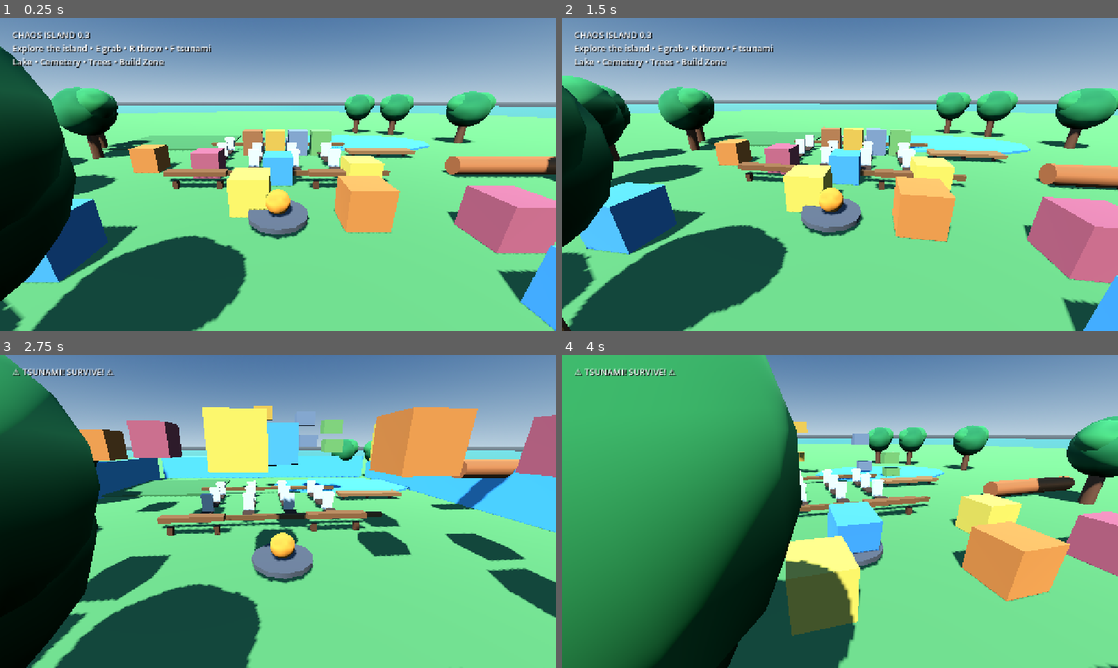
Above: before the commit, frames 1-4 (two rows, left to right).
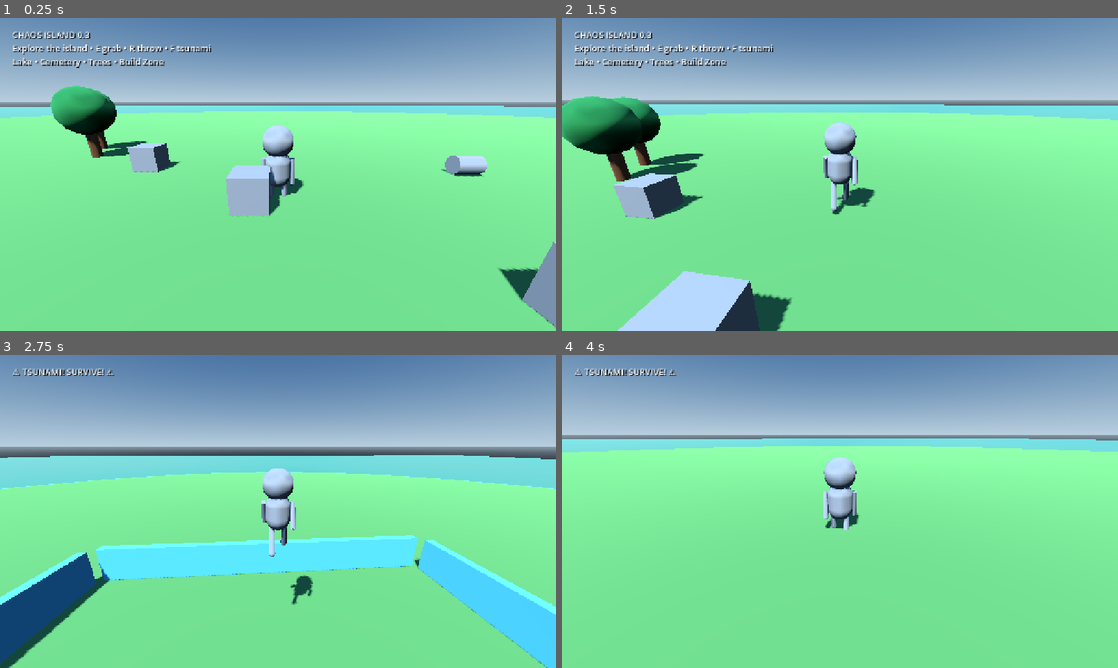
Above: after the commit, the same moments.

Repository: manojoffl-git/chaos-island-build
Game: Godot game, scene res://scenes/Main.tscn
The game is run twice, just before and just after one commit, with the same random seed, the same clock (stepped at 60 frames per second) and the same inputs.
Inputs (mouse positions are in pixels of both pictures, inside the frame that each line leads up to):
- Up to frame 1 (0.25 s): no input
- Up to frame 2 (1.5 s): tap Enter at 0.5 s; move the mouse to (867, 174) at 0.52 s; hold W (move_forward) from 0.53 s (still down); tap E (grab) at 0.6 s; click (867, 174) at 0.67 s; tap Space (jump) at 0.77 s; move the mouse to (812, 174) at 1.27 s; tap R (throw) at 1.35 s
- Up to frame 3 (2.75 s): keep holding W (move_forward); tap Space (jump) at 1.52 s; move the mouse to (289, 505) at 2.02 s; tap F at 2.1 s
- Up to frame 4 (4 s): keep holding W (move_forward); move the mouse to (834, 517) at 2.77 s; tap E (grab) at 2.85 s; click (834, 517) at 2.92 s; tap Space (jump) at 3.02, 3.77 s; move the mouse to (878, 514) at 3.52 s; tap R (throw) at 3.6 s

The runs differ from the first frame. In frame 1, 37% of the frame differs, in the area x 0-100%, y 9-100%; in frame 2, 41%; in frame 3, 57%; in frame 4, 61%, in the area x 0-100%, y 0-100%.
Error before the commit: Invalid access to property or key 'rotation' on a base object of type 'null instance'. (res://scripts/player.gd:74)
Error after the commit: Cannot call method 'add_child' on a null value. (res://scripts/main.gd:54)

Commit message:
Make player and world objects permanent scene instances

Diff:
--- a/scenes/Main.tscn
+++ b/scenes/Main.tscn
@@ -1,7 +1,8 @@
 [gd_scene load_steps=10 format=3]
 
 [ext_resource path="res://scripts/main.gd" type="Script" id="1_main"]
-[ext_resource path="res://scripts/player.gd" type="Script" id="2_player"]
+[ext_resource path="res://scenes/Player.tscn" type="PackedScene" id="2_player"]
+[ext_resource path="res://scenes/WorldObjects.tscn" type="PackedScene" id="3_world"]
 
 [sub_resource type="ProceduralSkyMaterial" id="ProceduralSkyMaterial_main"]
 sky_top_color = Color(0.16, 0.28, 0.45, 1)
@@ -10,10 +11,8 @@
 ground_horizon_color = Color(0.43, 0.49, 0.53, 1)
 sun_angle_max = 18.0
 sun_curve = 0.08
-
 [sub_resource type="Sky" id="Sky_main"]
 sky_material = SubResource("ProceduralSkyMaterial_main")
-
 [sub_resource type="Environment" id="Environment_main"]
 background_mode = 2
 sky = SubResource("Sky_main")
@@ -22,25 +21,20 @@
 ambient_light_energy = 0.42
 tonemap_mode = 2
 glow_enabled = false
-
 [sub_resource type="CylinderMesh" id="IslandMesh"]
 top_radius = 88.0
 bottom_radius = 96.0
 height = 0.8
 radial_segments = 64
 rings = 4
-
 [sub_resource type="StandardMaterial3D" id="IslandMaterial"]
 albedo_color = Color(0.36, 0.59, 0.32, 1)
 roughness = 0.96
-
 [sub_resource type="CylinderShape3D" id="IslandCollisionShape"]
 radius = 96.0
 height = 0.8
-
 [sub_resource type="QuadMesh" id="OceanMesh"]
 size = Vector2(520, 520)
-
 [sub_resource type="StandardMaterial3D" id="OceanMaterial"]
 albedo_color = Color(0.24, 0.56, 0.69, 0.84)
 roughness = 0.2
@@ -48,62 +42,33 @@
 transparency = 1
 cull_mode = 2
 
-[sub_resource type="CapsuleShape3D" id="Capsule_collision"]
-radius = 0.45
-height = 2.5
-
 [node name="ChaosIsland" type="Node3D"]
 script = ExtResource("1_main")
-
 [node name="WorldEnvironment" type="WorldEnvironment" parent="."]
 environment = SubResource("Environment_main")
-
 [node name="Sun" type="DirectionalLight3D" parent="."]
 rotation_degrees = Vector3(-55, -25, 0)
 light_energy = 0.72
 shadow_enabled = true
-
 [node name="Island" type="MeshInstance3D" parent="."]
 mesh = SubResource("IslandMesh")
 material_override = SubResource("IslandMaterial")
 position = Vector3(0, -0.22, 0)
-
 [node name="IslandCollision" type="StaticBody3D" parent="."]
 collision_layer = 1
 collision_mask = 1
-
 [node name="CollisionShape3D" type="CollisionShape3D" parent="IslandCollision"]
 shape = SubResource("IslandCollisionShape")
 position = Vector3(0, -0.22, 0)
-
 [node name="Ocean" type="MeshInstance3D" parent="."]
 mesh = SubResource("OceanMesh")
 material_override = SubResource("OceanMaterial")
 position = Vector3(0, -0.05, 0)
 rotation_degrees = Vector3(-90, 0, 0)
-
-[node name="Lake" type="Node3D" parent="."]
-[node name="Trees" type="Node3D" parent="."]
-[node name="Hills" type="Node3D" parent="."]
-[node name="Cemetery" type="Node3D" parent="."]
-[node name="Props" type="Node3D" parent="."]
-[node name="BuildZone" type="Node3D" parent="."]
-
-[node name="Player" type="CharacterBody3D" parent="."]
+[node name="WorldObjects" parent="." instance=ExtResource("3_world")]
+[node name="Player" parent="." instance=ExtResource("2_player")]
 position = Vector3(0, 0.26, 6)
-script = ExtResource("2_player")
-
-[node name="Collision" type="CollisionShape3D" parent="Player"]
-shape = SubResource("Capsule_collision")
-position = Vector3(0, 1.25, 0)
-
-[node name="Camera" type="Camera3D" parent="Player"]
-position = Vector3(0, 4, 8.5)
-rotation_degrees = Vector3(-19, 0, 0)
-current = true
-
 [node name="UI" type="CanvasLayer" parent="."]
-
 [node name="Status" type="Label" parent="UI"]
 offset_left = 28.0
 offset_top = 24.0
